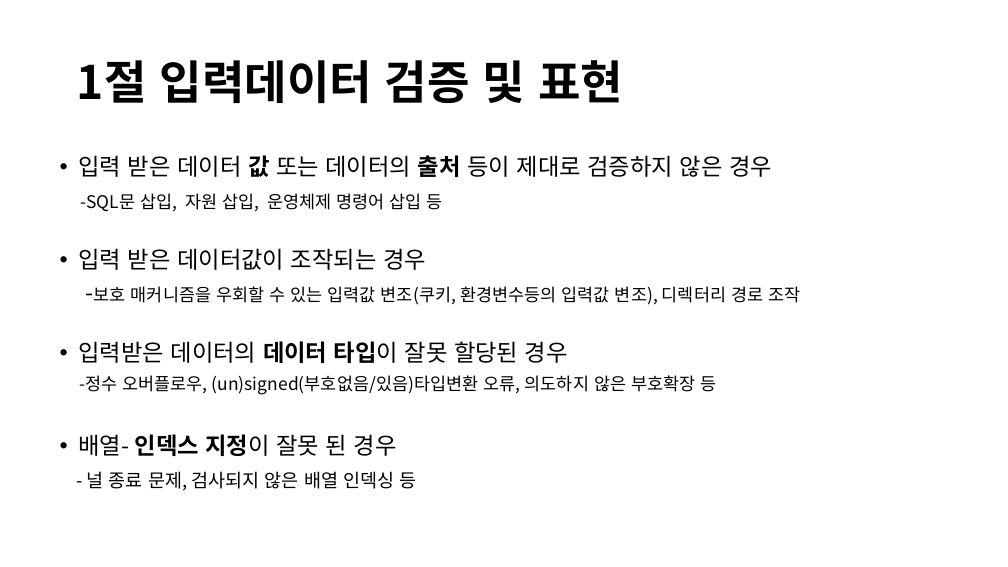
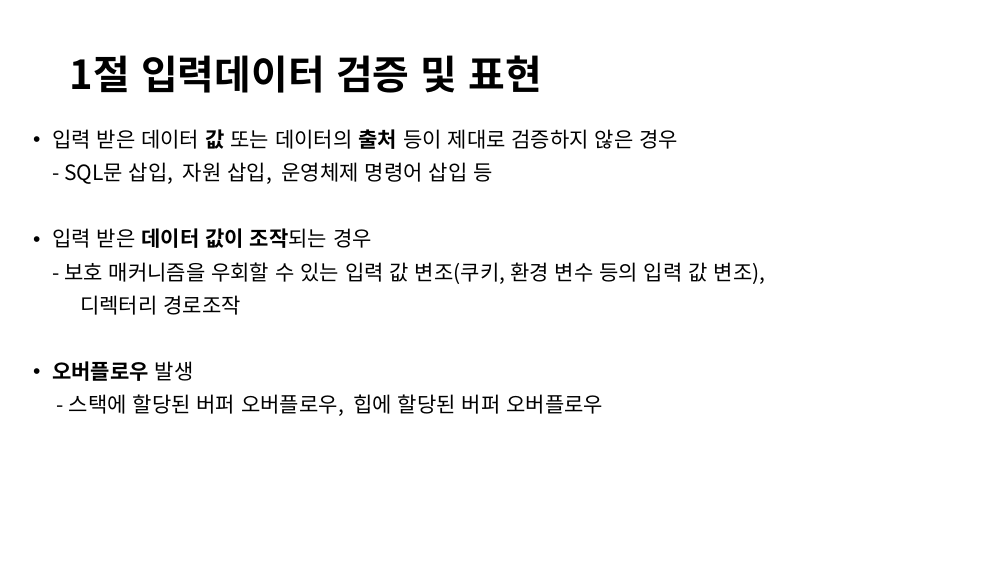
Before and after one commit to Klaxon9718/YUHAN_-security, a slide deck: slide 4 of 발표자료/Secure Coding 발표자료.pptx. Drawn at 1008x567 pixels with LibreOffice and Linux fonts; fonts in the diff are those of the drawing. Boxes give left, top, right and bottom in pixels: in the first picture for what was removed or moved away, otherwise in the second. Text is boxed around its words. In the diff, an @@ line names an element or a change of style, - is before the commit and + after.

Commit message:
modified

```diff
--- a/발표자료/Secure Coding 발표자료.pptx
+++ b/발표자료/Secure Coding 발표자료.pptx
@@ title "1절 입력데이터 검증 및 표현": place and size @@
-title "1절 입력데이터 검증 및 표현" at bbox=[77, 60, 623, 103]
+title "1절 입력데이터 검증 및 표현" at bbox=[70, 55, 542, 93]
@@ title "1절 입력데이터 검증 및 표현" at bbox=[70, 55, 542, 93]: size 44 to 38 pt @@
@@ text "입력 받은 데이터 값 또는 ...": place and size @@
-text "입력 받은 데이터 값 또는 ..." at bbox=[78, 155, 800, 491]
+text "입력 받은 데이터 값 또는 ..." at bbox=[52, 129, 766, 416]
@@ text at bbox=[52, 129, 678, 149]: size 22.2 to 20 pt in "입력 받은 데이터 값 또는 데이터의 출처 ..."; line spacing 0.8 to 0.9 @@
@@ text at bbox=[52, 162, 766, 416]: text changed; size 16.6 to 20 pt @@
--SQL문 삽입, 자원 삽입, 운영체제 명령어 삽입 등
-• 입력 받은 데이터값이 조작되는 경우
--보호 매커니즘을 우회할 수 있는 입력값 변조(쿠키, 환경변수등의 입력값 변조), 디렉터리 경로 조작
-• 입력받은 데이터의 데이터 타입이 잘못 할당된 경우
--정수 오버플로우, (un)signed(부호없음/있음)타입변환 오류, 의도하지 않은 부호확장 등
-• 배열- 인덱스 지정이 잘못 된 경우
-- 널 종료 문제, 검사되지 않은 배열 인덱싱 등
+- SQL문 삽입, 자원 삽입, 운영체제 명령어 삽입 등
+• 입력 받은 데이터 값이 조작되는 경우
+- 보호 매커니즘을 우회할 수 있는 입력 값 변조(쿠키, 환경 변수 등의 입력 값 변조),
+디렉터리 경로조작
+• 오버플로우 발생
+- 스택에 할당된 버퍼 오버플로우, 힙에 할당된 버퍼 오버플로우
```
